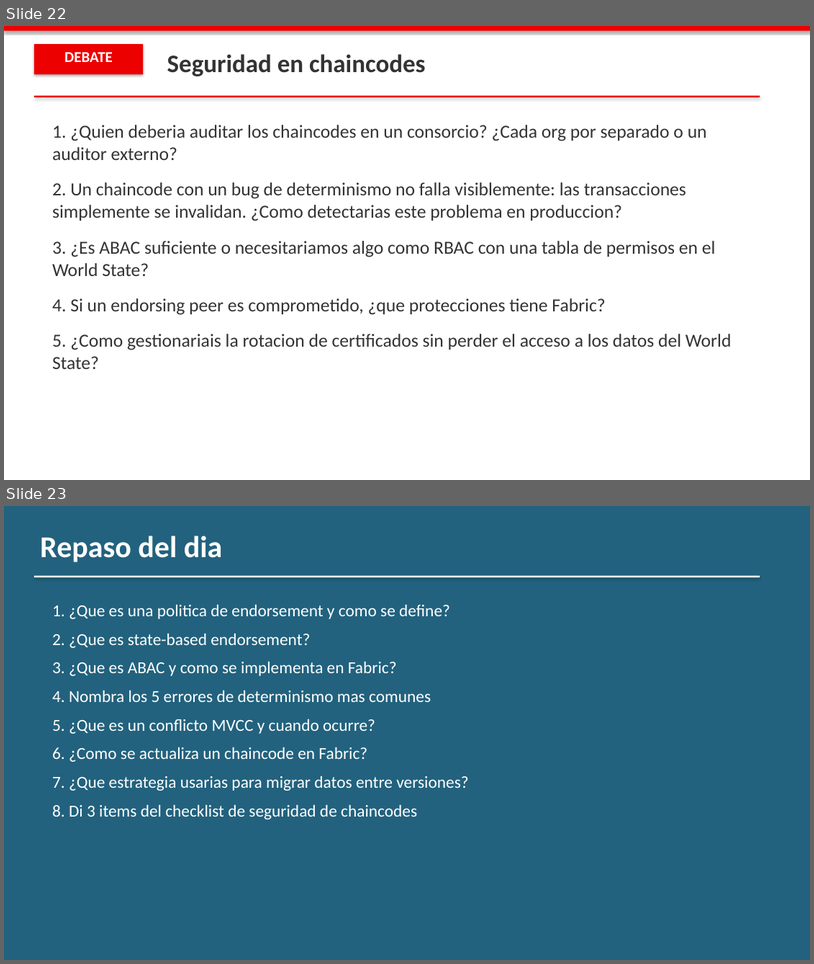
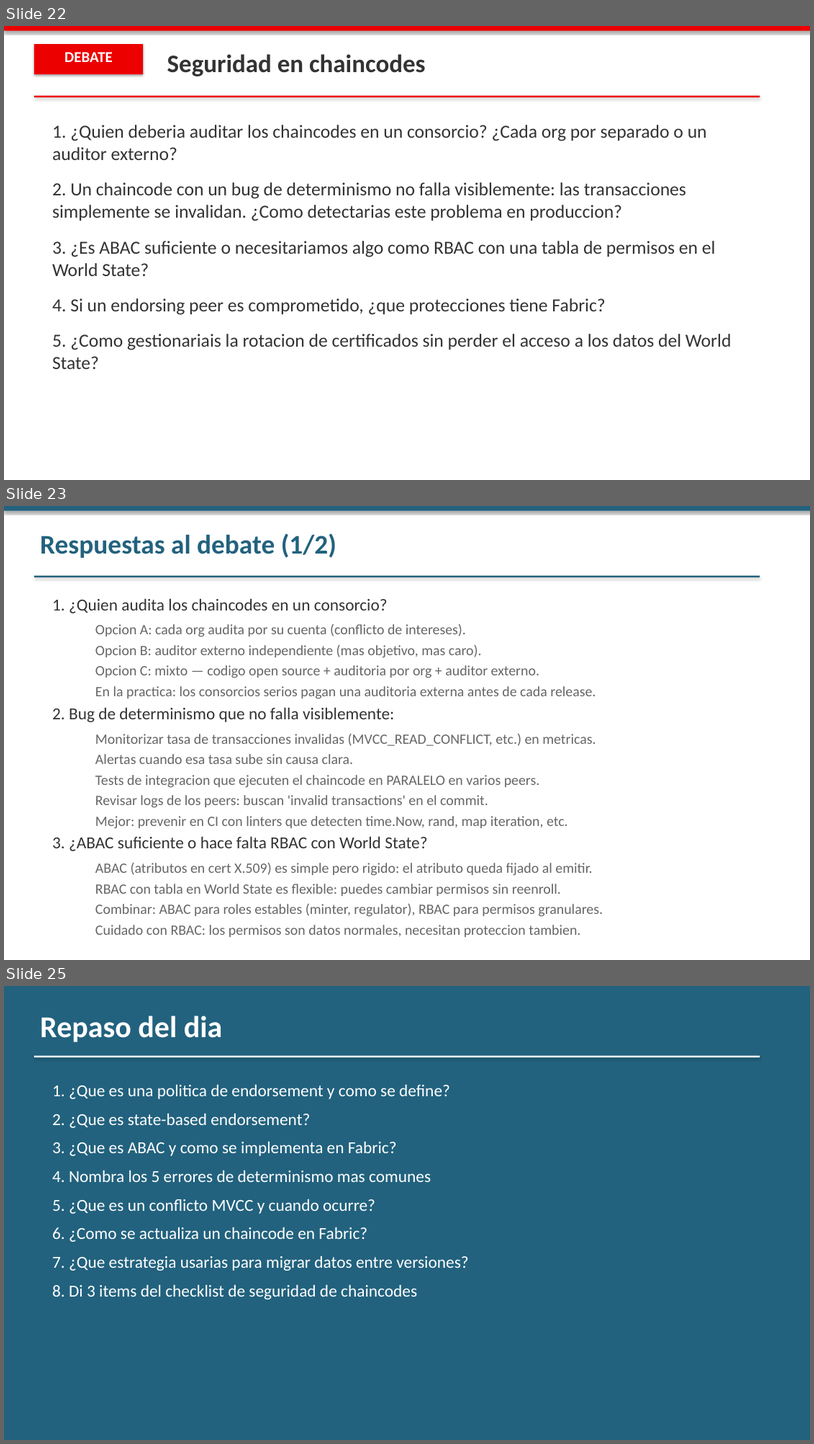
Before and after one commit to jjnieto/fabric, a slide deck: docs/slides/Modulo 4/dia_5.pptx. Shown one above the other, each under a label of ours: slides 22 and 23 before the commit, slides 22, 23 and 25 after it; the slides between them are not shown. The pictures are 814x964 and 814x1444 pixels, drawn with LibreOffice and Linux fonts; fonts in the diff are those of the drawing. Boxes give left, top, right and bottom in pixels: in the first picture for what was removed or moved away, otherwise in the second. Text is boxed around its words. In the diff, an @@ line names an element or a change of style, - is before the commit and + after.

Commit message:
Día 5 y 6 Módulo 4: código Go a Node.js + slides de respuestas al debate y repaso

```diff
--- a/docs/slides/Modulo 4/dia_5.pptx
+++ b/docs/slides/Modulo 4/dia_5.pptx
@@ slide 23 added at bbox=[4, 506, 810, 960], background #FFFFFF @@
@@ rectangle added at bbox=[4, 506, 810, 511], fill #22627E @@
@@ text added at bbox=[40, 533, 337, 558], 32 pt, text #22627E, bold @@
+Respuestas al debate (1/2)
@@ rectangle added at bbox=[34, 576, 760, 577], fill #22627E @@
@@ text added at bbox=[52, 598, 603, 916], 17 pt, text #666666 @@
+1. ¿Quien audita los chaincodes en un consorcio?
+  Opcion A: cada org audita por su cuenta (conflicto de intereses).
+  Opcion B: auditor externo independiente (mas objetivo, mas caro).
+  Opcion C: mixto — codigo open source + auditoria por org + auditor externo.
+  En la practica: los consorcios serios pagan una auditoria externa antes de cada release.
+2. Bug de determinismo que no falla visiblemente:
+  Monitorizar tasa de transacciones invalidas (MVCC_READ_CONFLICT, etc.) en metricas.
+  Alertas cuando esa tasa sube sin causa clara.
+  Tests de integracion que ejecuten el chaincode en PARALELO en varios peers.
+  Revisar logs de los peers: buscan 'invalid transactions' en el commit.
+  Mejor: prevenir en CI con linters que detecten time.Now, rand, map iteration, etc.
+3. ¿ABAC suficiente o hace falta RBAC con World State?
+  ABAC (atributos en cert X.509) es simple pero rigido: el atributo queda fijado al emitir.
+  RBAC con tabla en World State es flexible: puedes cambiar permisos sin reenroll.
+  Combinar: ABAC para roles estables (minter, regulator), RBAC para permisos granulares.
+  Cuidado con RBAC: los permisos son datos normales, necesitan proteccion tambien.
@@ what was slide 23 is now slide 25 @@
```
Also in this commit, not shown: 4 slides changed, 3 other slides added, 10 other files.
